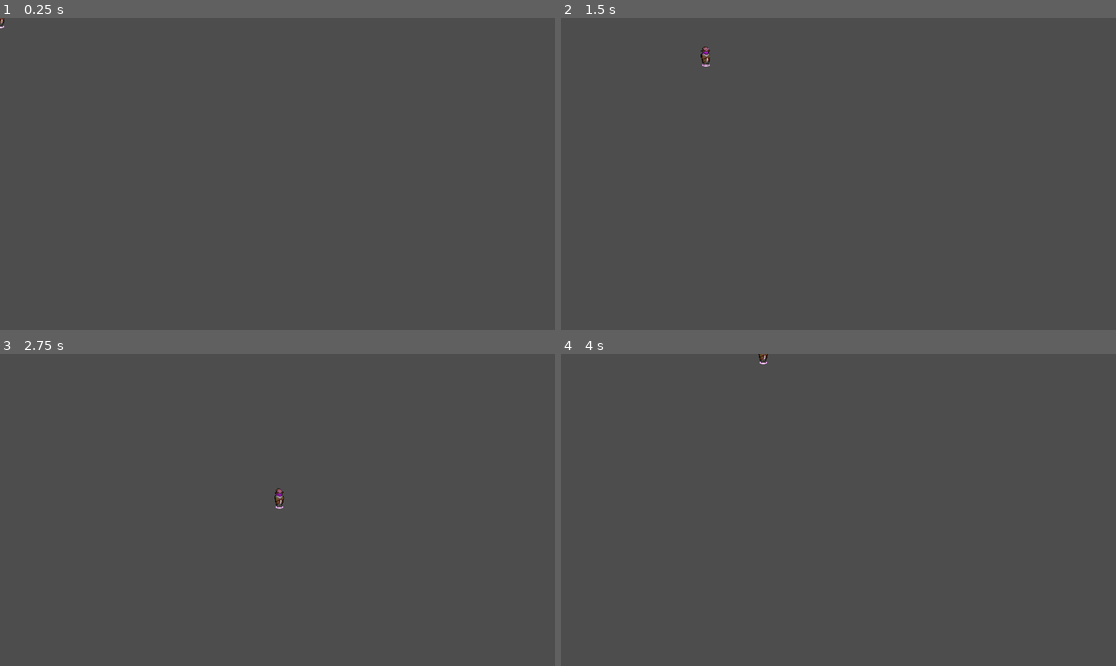
Above: before the commit, frames 1-4 (two rows, left to right).
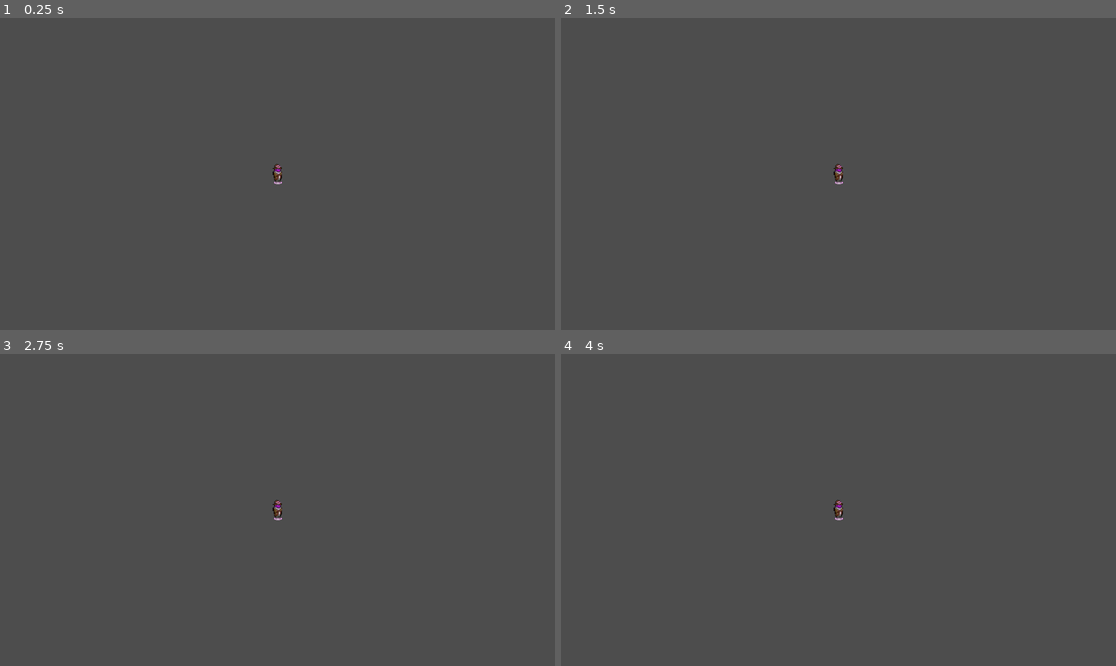
Above: after the commit, the same moments.

Repository: Edison272/freemancer
Game: Godot game, scene res://Player/player.tscn
The game is run twice, just before and just after one commit, with the same random seed, the same clock (stepped at 60 frames per second) and the same inputs.
Inputs:
- Up to frame 1 (0.25 s): no input
- Up to frame 2 (1.5 s): tap Enter at 0.5 s; hold D (move_right) 0.53-1.28 s; hold S (move_down) from 1.28 s (still down)
- Up to frame 3 (2.75 s): release S (move_down) at 2.03 s; hold D (move_right) from 2.03 s (still down)
- Up to frame 4 (4 s): tap Space at 2.75 s; release D (move_right) at 2.78 s; hold W (move_up) 2.78-3.53 s; tap Enter at 3.5 s; hold A (move_left) from 3.53 s (still down)

The runs differ from the first frame. In frame 1, 0.1% of the frame differs, in the area x 0-51%, y 0-54%; in frame 2, 0.2%, in the area x 25-51%, y 9-54%; in frame 3, 0.1%; in frame 4, 0.1%.

Commit message:
Play Scene barebones
added a camera asset to make the more topdown-y style movement. need a point of reference to prove it works

Diff:
--- a/Player/player.tscn
+++ b/Player/player.tscn
@@ -16,3 +16,5 @@
 [node name="CollisionShape2D" type="CollisionShape2D" parent="."]
 position = Vector2(0, 11)
 shape = SubResource("CircleShape2D_l8h54")
+
+[node name="Camera2D" type="Camera2D" parent="."]
--- /dev/null
+++ b/Scene/kingdom.tscn
@@ -0,0 +1,13 @@
+[gd_scene load_steps=3 format=3 uid="uid://c7bacjjn5swko"]
+
+[ext_resource type="PackedScene" uid="uid://7ob5lh5ro8xi" path="res://Player/player.tscn" id="1_6o4hl"]
+[ext_resource type="Texture2D" uid="uid://cyfrjlaj651ec" path="res://Sprites/Vanguard Summons.png" id="2_7y03x"]
+
+[node name="map" type="Node2D"]
+
+[node name="Player" parent="." instance=ExtResource("1_6o4hl")]
+
+[node name="Area2D" type="Area2D" parent="."]
+
+[node name="Sprite2D" type="Sprite2D" parent="Area2D"]
+texture = ExtResource("2_7y03x")
